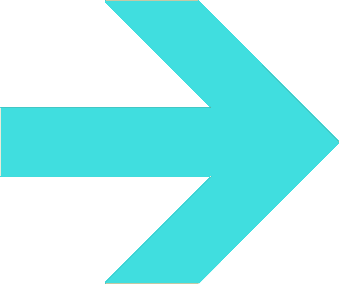
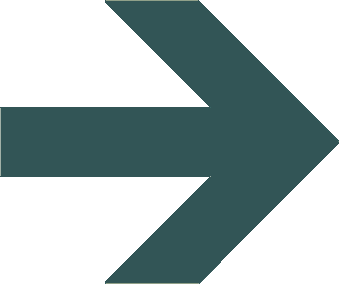
Comparing the layer stacks of the two 339x284 images. Changes:
painted on "Layer 1" over [0, 0, 339, 284]
